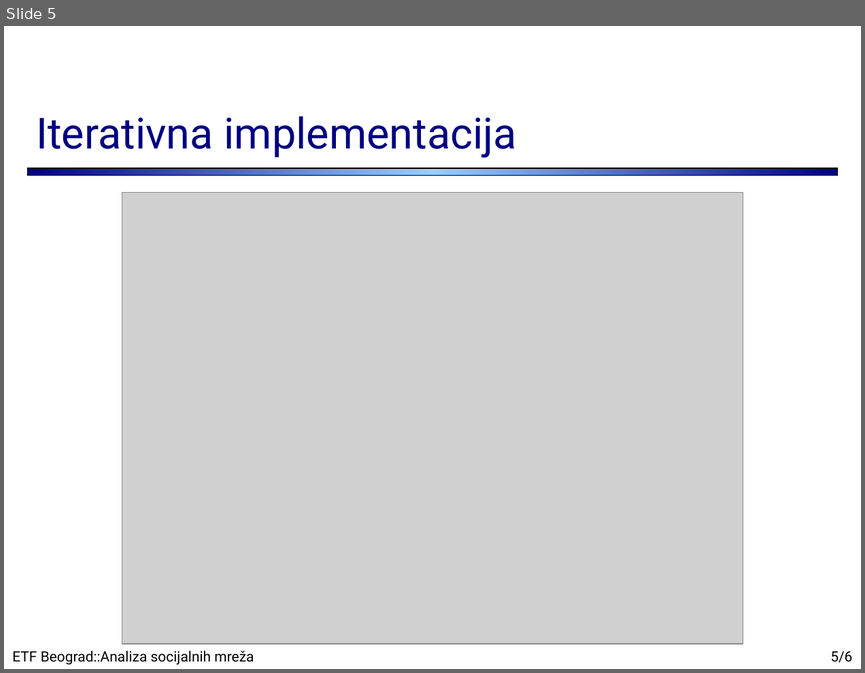
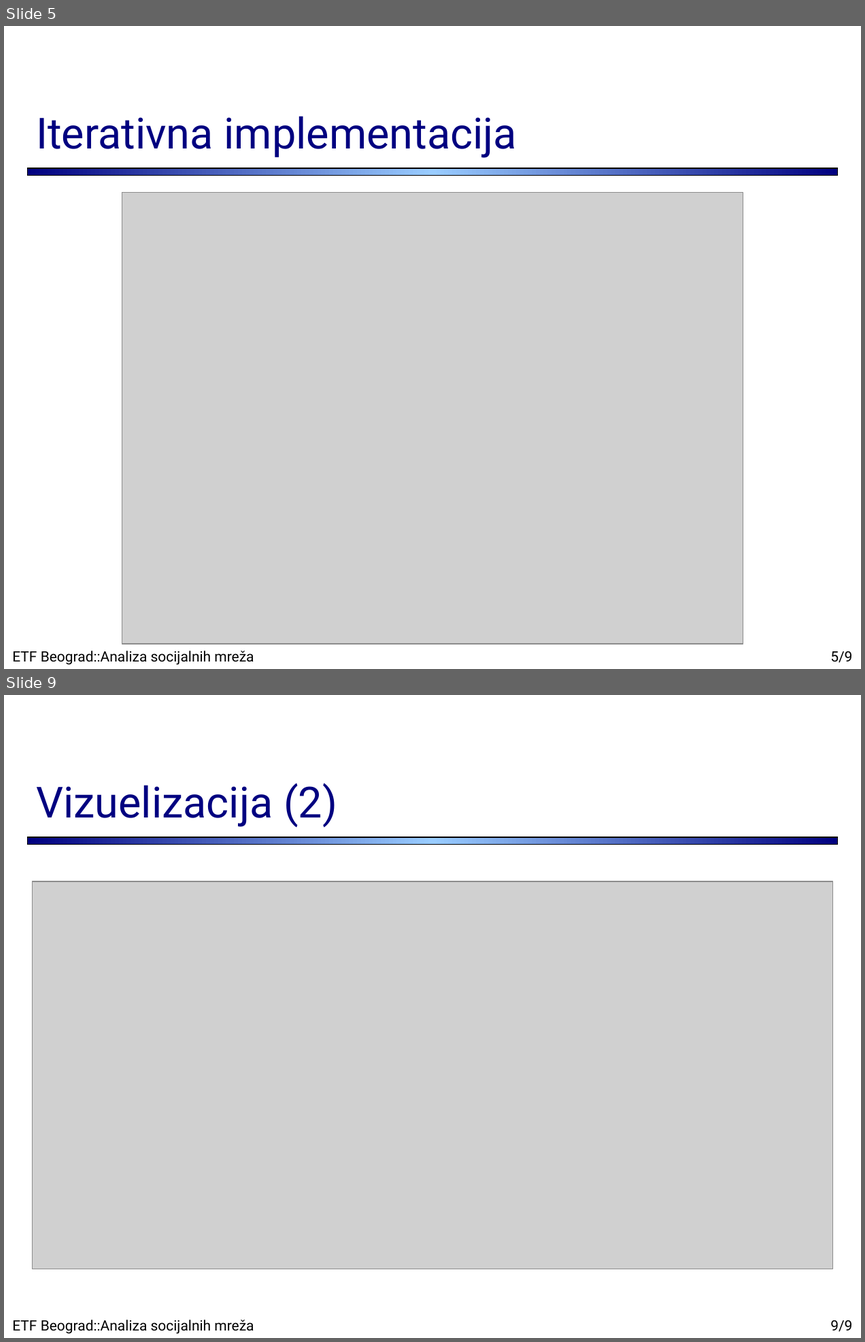
Before and after one commit to StokovicUros/GI2022_Project_T1, a slide deck: Presentation.ppt. Shown one above the other, each under a label of ours: slide 5 before the commit, slides 5 and 9 after it; the slides between them are not shown. The pictures are 865x673 and 865x1342 pixels, drawn with LibreOffice and Linux fonts; fonts in the diff are those of the drawing; grey boxes stand for pictures. Boxes give left, top, right and bottom in pixels: in the first picture for what was removed or moved away, otherwise in the second. Text is boxed around its words. In the diff, an @@ line names an element or a change of style, - is before the commit and + after.

```diff
--- a/Presentation.ppt
+++ b/Presentation.ppt
@@ slide 9 added at box(4, 695, 861, 1338), background #FFFFFF; not listed: 1 template element that a slide beside it also shows @@
@@ title added at box(36, 783, 337, 828), 36 pt, text #000080 @@
+Vizuelizacija (2)
@@ picture added at box(33, 882, 832, 1269) @@
@@ text added at box(12, 1319, 254, 1334), 12 pt, text #000000 @@
+ETF Beograd::Analiza socijalnih mreža
@@ page number added at box(830, 1320, 852, 1331), 12 pt, text #000000 @@
+9/9
@@ page number at box(830, 651, 852, 662): text changed @@
-5/6
+5/9
```
Also in this commit, not shown: 2 slides changed, 2 other slides added.
